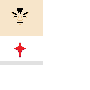
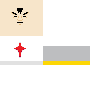
Two versions of the same layered image (w=90, h=90). Layer-by-layer changes:
painted on "Layer" over [left=43, top=46, right=90, bottom=65]
